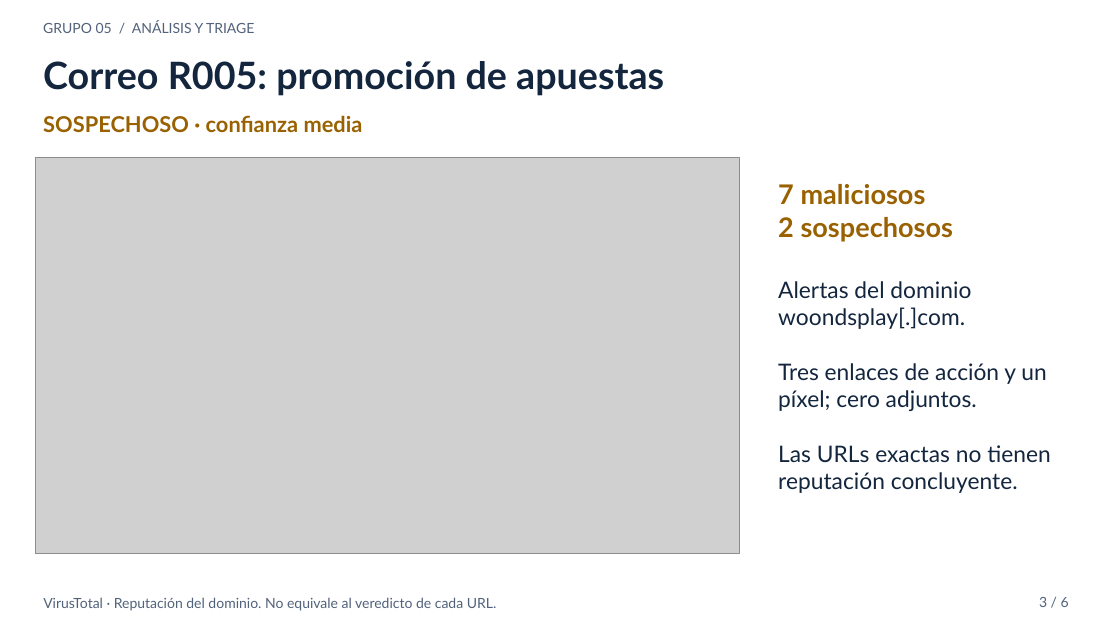
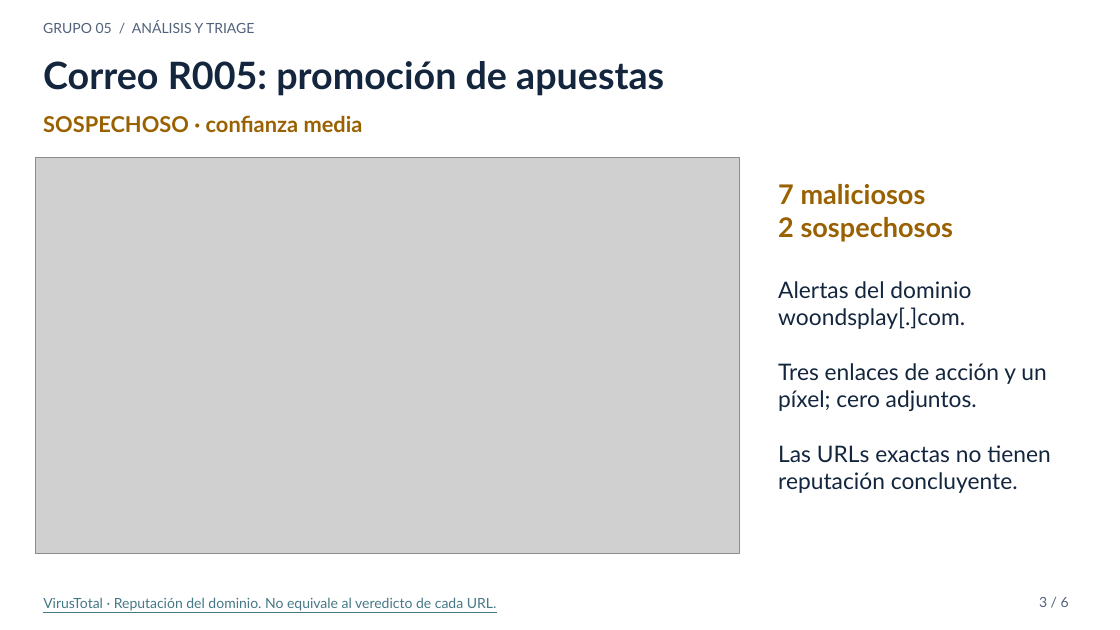
Before and after one commit to FranDSchz/ciberseguridad-phishing-lab, a slide deck: slide 3 of docs/informe-grupo05/entrega/Grupo_05_Presentacion_Consolidada.pptx. Drawn at 1120x630 pixels with LibreOffice and Linux fonts; fonts in the diff are those of the drawing; grey boxes stand for pictures. Boxes give left, top, right and bottom in pixels: in the first picture for what was removed or moved away, otherwise in the second. Text is boxed around its words. In the diff, an @@ line names an element or a change of style, - is before the commit and + after.

```diff
--- a/docs/informe-grupo05/entrega/Grupo_05_Presentacion_Consolidada.pptx
+++ b/docs/informe-grupo05/entrega/Grupo_05_Presentacion_Consolidada.pptx
@@ text "VirusTotal · Reputación del dominio. ..." at box(43, 597, 497, 611): text colour #51627A to #467886, underline on @@
```
Also in this commit, not shown: 5 other slides changed, 4 other files.
